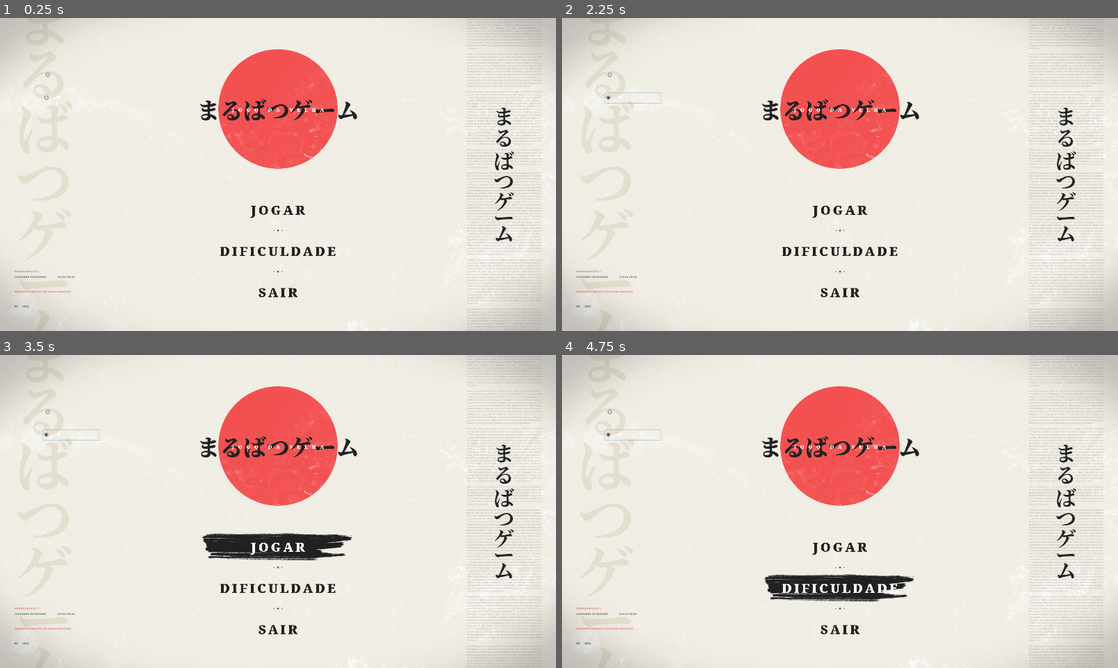
Above: before the commit, frames 1-4 (two rows, left to right).
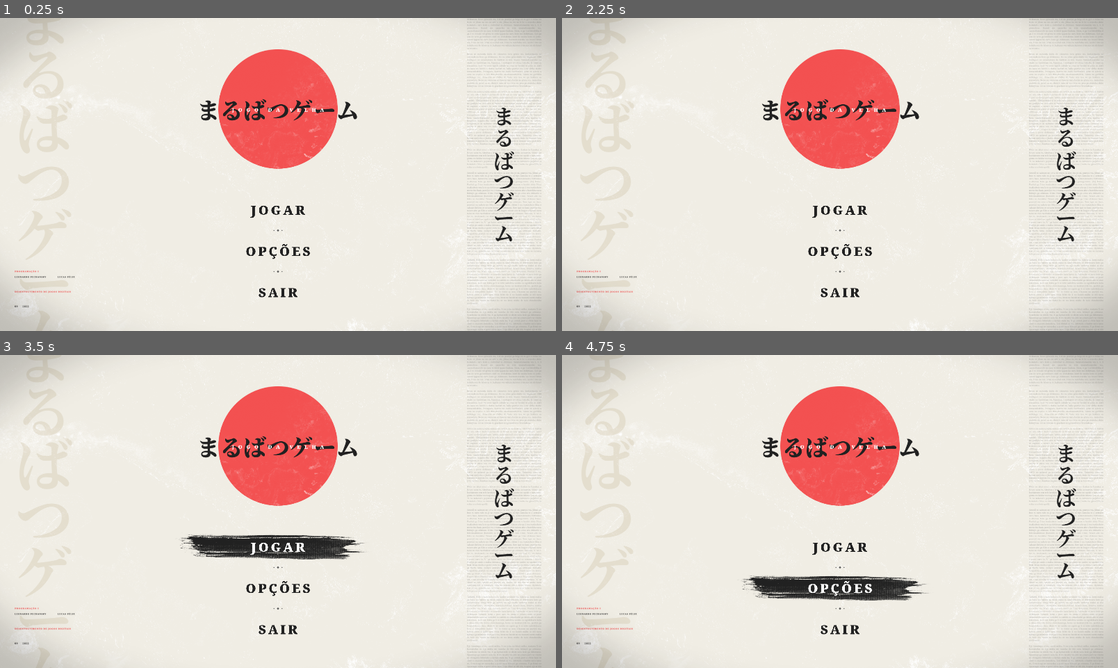
Above: after the commit, the same moments.

Repository: lucassfelix/tic_tac_toe_ai
Game: Godot game, scene res://Scenes/TitleScreen.tscn
Same seed, same stepped clock (60 frames per second), same inputs: the game is played once before the commit and once after it.
Inputs (mouse positions are in pixels of both pictures, inside the frame that each line leads up to):
- Up to frame 1 (0.25 s): no input
- Up to frame 2 (2.25 s): click "DIFICULDADE" (after the commit: "OPÇÕES") at 0.5 s; click (634, 74) at 1.27 s; click (634, 99) at 2.02 s
- Up to frame 3 (3.5 s): click "JOGAR" at 2.75 s
- Up to frame 4 (4.75 s): click "JOGAR" at 3.5 s; click "DIFICULDADE" (after the commit: "OPÇÕES") at 4.25 s

The runs differ from the first frame. In frame 1, 0.3% of the frame differs, in the area x 7-61%, y 17-78%; in frame 2, 0.4%; in frame 3, 1.4%; in frame 4, 1.4%, in the area x 7-66%, y 17-79%.

Commit message:
Settings Screen

Diff:
--- /dev/null
+++ b/InitialMovement.tres
@@ -0,0 +1,3 @@
+[gd_resource type="ButtonGroup" format=2]
+
+[resource]
--- a/Scenes/Board.tscn
+++ b/Scenes/Board.tscn
@@ -5,7 +5,7 @@
 [ext_resource path="res://Resources/Pieces/X_Piece.tres" type="Resource" id=3]
 [ext_resource path="res://Resources/Pieces/Empty_Piece.tres" type="Resource" id=4]
 [ext_resource path="res://Resources/Pieces/O_Piece.tres" type="Resource" id=5]
-[ext_resource path="res://Scenes/BoardPiece.tscn" type="PackedScene" id=6]
+[ext_resource path="res://Scenes/Prefabs/BoardPiece.tscn" type="PackedScene" id=6]
 [ext_resource path="res://Assets/Fundo tabuleiro.png" type="Texture" id=7]
 [ext_resource path="res://Assets/Vinheta.png" type="Texture" id=8]
 
--- /dev/null
+++ b/Scenes/Prefabs/RadioButton.tscn
@@ -0,0 +1,36 @@
+[gd_scene load_steps=6 format=2]
+
+[ext_resource path="res://Font/NotoSerif-Black.ttf" type="DynamicFontData" id=2]
+[ext_resource path="res://Assets/Botão de rádio.png" type="Texture" id=3]
+[ext_resource path="res://Assets/Botão de rádio vazio.png" type="Texture" id=4]
+
+[sub_resource type="DynamicFont" id=3]
+size = 24
+extra_spacing_char = 7
+font_data = ExtResource( 2 )
+
+[sub_resource type="ButtonGroup" id=4]
+resource_local_to_scene = false
+
+[node name="RadioButton" type="CheckBox"]
+margin_top = 12.0
+margin_right = 170.0
+margin_bottom = 54.0
+focus_mode = 0
+mouse_default_cursor_shape = 2
+custom_colors/font_color_focus = Color( 0.952941, 0.317647, 0.317647, 1 )
+custom_colors/font_color_hover_pressed = Color( 0.952941, 0.317647, 0.317647, 1 )
+custom_colors/font_color = Color( 0.129412, 0.129412, 0.129412, 1 )
+custom_colors/font_color_hover = Color( 0.129412, 0.129412, 0.129412, 1 )
+custom_colors/font_color_pressed = Color( 0.952941, 0.317647, 0.317647, 1 )
+custom_constants/hseparation = 23
+custom_fonts/font = SubResource( 3 )
+custom_icons/radio_checked = ExtResource( 3 )
+custom_icons/checked = ExtResource( 3 )
+custom_icons/radio_unchecked = ExtResource( 4 )
+custom_icons/unchecked = ExtResource( 4 )
+shortcut_in_tooltip = false
+action_mode = 0
+enabled_focus_mode = 0
+group = SubResource( 4 )
+text = "TRIVIAL"
--- /dev/null
+++ b/Scenes/Settings.tscn
@@ -0,0 +1,222 @@
+[gd_scene load_steps=12 format=2]
+
+[ext_resource path="res://Scenes/MenuButton.gd" type="Script" id=1]
+[ext_resource path="res://Font/NotoSerif-Black.ttf" type="DynamicFontData" id=2]
+[ext_resource path="res://Assets/Fundo.png" type="Texture" id=3]
+[ext_resource path="res://Assets/Letreiro.png" type="Texture" id=4]
+[ext_resource path="res://Assets/Brush escuro.png" type="Texture" id=5]
+[ext_resource path="res://InitialMovement.tres" type="ButtonGroup" id=6]
+[ext_resource path="res://DifficultyGroup.tres" type="ButtonGroup" id=7]
+[ext_resource path="res://Scenes/Prefabs/RadioButton.tscn" type="PackedScene" id=8]
+[ext_resource path="res://VersusGroup.tres" type="ButtonGroup" id=9]
+
+[sub_resource type="DynamicFont" id=1]
+size = 32
+font_data = ExtResource( 2 )
+
+[sub_resource type="DynamicFont" id=2]
+size = 48
+extra_spacing_char = 7
+font_data = ExtResource( 2 )
+
+[node name="Settings" type="Control"]
+anchor_right = 1.0
+anchor_bottom = 1.0
+
+[node name="Fundo" type="TextureRect" parent="."]
+anchor_right = 1.0
+anchor_bottom = 1.0
+margin_top = -420.0
+margin_right = 1920.0
+margin_bottom = 2340.0
+rect_scale = Vector2( 0.5, 0.5 )
+texture = ExtResource( 3 )
+
+[node name="LetreiroEsquerda" type="TextureRect" parent="."]
+modulate = Color( 1, 1, 1, 0.14902 )
+anchor_left = 1.0
+anchor_top = 0.5
+anchor_right = 1.0
+anchor_bottom = 0.5
+margin_left = -239.0
+margin_top = -614.5
+margin_right = -51.0
+margin_bottom = 614.5
+texture = ExtResource( 4 )
+
+[node name="Voltar" type="Button" parent="."]
+anchor_left = 0.5
+anchor_top = 1.0
+anchor_right = 0.5
+anchor_bottom = 1.0
+margin_left = -500.0
+margin_top = -243.0
+margin_right = 500.0
+margin_bottom = -117.0
+focus_mode = 0
+mouse_default_cursor_shape = 2
+size_flags_vertical = 3
+custom_colors/font_color = Color( 0.129412, 0.129412, 0.129412, 1 )
+custom_colors/font_color_hover = Color( 1, 1, 1, 1 )
+custom_fonts/font = SubResource( 1 )
+enabled_focus_mode = 0
+text = "VOLTAR AO MENU"
+flat = true
+icon_align = 1
+script = ExtResource( 1 )
+hovered_texture = ExtResource( 5 )
+
+[node name="Options" type="VBoxContainer" parent="."]
+anchor_left = 0.5
+anchor_top = 0.5
+anchor_right = 0.5
+anchor_bottom = 0.5
+margin_left = -960.0
+margin_top = -435.5
+margin_right = 960.0
+margin_bottom = 235.5
+
+[node name="Versus" type="HBoxContainer" parent="Options"]
+margin_right = 1920.0
+margin_bottom = 221.0
+size_flags_vertical = 3
+custom_constants/separation = 79
+alignment = 1
+
+[node name="VS_Label" type="Label" parent="Options/Versus"]
+margin_top = 77.0
+margin_right = 920.0
+margin_bottom = 144.0
+size_flags_horizontal = 3
+custom_colors/font_color = Color( 0.129412, 0.129412, 0.129412, 1 )
+custom_fonts/font = SubResource( 2 )
+text = "MODO"
+align = 2
+valign = 1
+
+[node name="VS_Choices" type="VBoxContainer" parent="Options/Versus"]
+margin_left = 999.0
+margin_right = 1920.0
+margin_bottom = 221.0
+size_flags_horizontal = 3
+alignment = 1
+
+[node name="VS_Cpu" parent="Options/Versus/VS_Choices" instance=ExtResource( 8 )]
+margin_top = 66.0
+margin_right = 921.0
+margin_bottom = 108.0
+pressed = true
+group = ExtResource( 9 )
+text = "VS. COMPUTADOR"
+
+[node name="VS_Player" parent="Options/Versus/VS_Choices" instance=ExtResource( 8 )]
+margin_top = 112.0
+margin_right = 921.0
+margin_bottom = 154.0
+group = ExtResource( 9 )
+text = "VS. JOGADOR"
+
+[node name="Difficulty" type="HBoxContainer" parent="Options"]
+margin_top = 225.0
+margin_right = 1920.0
+margin_bottom = 446.0
+size_flags_vertical = 3
+custom_constants/separation = 79
+alignment = 1
+
+[node name="DIFF_Label" type="Label" parent="Options/Difficulty"]
+margin_top = 77.0
+margin_right = 920.0
+margin_bottom = 144.0
+size_flags_horizontal = 3
+custom_colors/font_color = Color( 0.129412, 0.129412, 0.129412, 1 )
+custom_fonts/font = SubResource( 2 )
+text = "DIFICULDADE"
+align = 2
+valign = 1
+
+[node name="DIFF_Choices" type="VBoxContainer" parent="Options/Difficulty"]
+margin_left = 999.0
+margin_right = 1920.0
+margin_bottom = 221.0
+size_flags_horizontal = 3
+alignment = 1
+
+[node name="DIFF_Trivial" parent="Options/Difficulty/DIFF_Choices" instance=ExtResource( 8 )]
+margin_top = 20.0
+margin_right = 921.0
+margin_bottom = 62.0
+group = ExtResource( 7 )
+
+[node name="DIFF_Easy" parent="Options/Difficulty/DIFF_Choices" instance=ExtResource( 8 )]
+margin_top = 66.0
+margin_right = 921.0
+margin_bottom = 108.0
+group = ExtResource( 7 )
+text = "FÁCIL"
+
+[node name="DIFF_Medium" parent="Options/Difficulty/DIFF_Choices" instance=ExtResource( 8 )]
+margin_top = 112.0
+margin_right = 921.0
+margin_bottom = 154.0
+pressed = true
+group = ExtResource( 7 )
+text = "MÉDIO"
+
+[node name="DIFF_Hard" parent="Options/Difficulty/DIFF_Choices" instance=ExtResource( 8 )]
+margin_top = 158.0
+margin_right = 921.0
+margin_bottom = 200.0
+group = ExtResource( 7 )
+text = "DIFÍCIL"
+
+[node name="InitialMovement" type="HBoxContainer" parent="Options"]
+margin_top = 450.0
+margin_right = 1920.0
+margin_bottom = 671.0
+size_flags_vertical = 3
+custom_constants/separation = 79
+alignment = 1
+
+[node name="MOV_Label" type="Label" parent="Options/InitialMovement"]
+margin_right = 920.0
+margin_bottom = 221.0
+size_flags_horizontal = 3
+size_flags_vertical = 5
+custom_colors/font_color = Color( 0.129412, 0.129412, 0.129412, 1 )
+custom_fonts/font = SubResource( 2 )
+text = "MOVIMENTO INICIAL"
+align = 2
+valign = 1
+
+[node name="MOV_Choices" type="VBoxContainer" parent="Options/InitialMovement"]
+margin_left = 999.0
+margin_right = 1920.0
+margin_bottom = 221.0
+size_flags_horizontal = 3
+alignment = 1
+
+[node name="MOV_Player" parent="Options/InitialMovement/MOV_Choices" instance=ExtResource( 8 )]
+margin_top = 43.0
+margin_right = 921.0
+margin_bottom = 85.0
+group = ExtResource( 6 )
+text = "JOGADOR"
+
+[node name="MOV_Cpu" parent="Options/InitialMovement/MOV_Choices" instance=ExtResource( 8 )]
+margin_top = 89.0
+margin_right = 921.0
+margin_bottom = 131.0
+group = ExtResource( 6 )
+text = "COMPUTADOR"
+
+[node name="MOV_Rand" parent="Options/InitialMovement/MOV_Choices" instance=ExtResource( 8 )]
+margin_top = 135.0
+margin_right = 921.0
+margin_bottom = 177.0
+pressed = true
+group = ExtResource( 6 )
+text = "ALEATÓRIO"
+
+[connection signal="mouse_entered" from="Voltar" to="Voltar" method="_on_Button_mouse_entered"]
+[connection signal="mouse_exited" from="Voltar" to="Voltar" method="_on_Button_mouse_exited"]
--- a/Scenes/TitleScreen.tscn
+++ b/Scenes/TitleScreen.tscn
@@ -6,24 +6,17 @@
 [ext_resource path="res://Assets/Texto longo.png" type="Texture" id=4]
 [ext_resource path="res://Assets/Letreiro pequeno.png" type="Texture" id=5]
 [ext_resource path="res://Font/NotoSerif-Black.ttf" type="DynamicFontData" id=6]
-[ext_resource path="res://Assets/Textura do botão.png" type="Texture" id=7]
+[ext_resource path="res://Assets/Brush escuro.png" type="Texture" id=7]
 [ext_resource path="res://Scenes/MenuButton.gd" type="Script" id=8]
 [ext_resource path="res://Assets/Separador.png" type="Texture" id=9]
 [ext_resource path="res://Assets/Créditos.png" type="Texture" id=10]
 [ext_resource path="res://Assets/Vinheta.png" type="Texture" id=11]
 [ext_resource path="res://Sound/Trilha sonora.mp3" type="AudioStream" id=12]
-[ext_resource path="res://new_buttongroup.tres" type="ButtonGroup" id=13]
 
 [sub_resource type="DynamicFont" id=1]
 size = 44
 extra_spacing_char = 7
 font_data = ExtResource( 6 )
-
-[sub_resource type="StyleBoxTexture" id=2]
-texture = ExtResource( 7 )
-region_rect = Rect2( 0, 0, 534, 104 )
-
-[sub_resource type="StyleBoxTexture" id=3]
 
 [node name="TitleScreen" type="Control"]
 anchor_right = 1.0
@@ -118,8 +111,6 @@
 custom_colors/font_color = Color( 0.129412, 0.129412, 0.129412, 1 )
 custom_colors/font_color_hover = Color( 1, 1, 1, 1 )
 custom_fonts/font = SubResource( 1 )
-custom_styles/hover = SubResource( 2 )
-custom_styles/normal = SubResource( 3 )
 enabled_focus_mode = 0
 text = "JOGAR"
 flat = true
@@ -144,10 +135,8 @@
 custom_colors/font_color = Color( 0.129412, 0.129412, 0.129412, 1 )
 custom_colors/font_color_hover = Color( 1, 1, 1, 1 )
 custom_fonts/font = SubResource( 1 )
-custom_styles/hover = SubResource( 2 )
-custom_styles/normal = SubResource( 3 )
 enabled_focus_mode = 0
-text = "DIFICULDADE"
+text = "OPÇÕES"
 flat = true
 icon_align = 1
 script = ExtResource( 8 )
@@ -170,8 +159,6 @@
 custom_colors/font_color = Color( 0.129412, 0.129412, 0.129412, 1 )
 custom_colors/font_color_hover = Color( 1, 1, 1, 1 )
 custom_fonts/font = SubResource( 1 )
-custom_styles/hover = SubResource( 2 )
-custom_styles/normal = SubResource( 3 )
 enabled_focus_mode = 0
 text = "SAIR"
 flat = true
@@ -181,21 +168,8 @@
 
 [node name="Sound" type="AudioStreamPlayer" parent="."]
 stream = ExtResource( 12 )
+volume_db = -15.0
 autoplay = true
-
-[node name="CheckBox" type="CheckBox" parent="."]
-margin_left = 153.0
-margin_top = 168.0
-margin_right = 347.0
-margin_bottom = 225.0
-group = ExtResource( 13 )
-
-[node name="CheckBox2" type="CheckBox" parent="."]
-margin_left = 148.0
-margin_top = 258.0
-margin_right = 342.0
-margin_bottom = 293.0
-group = ExtResource( 13 )
 
 [connection signal="mouse_entered" from="VBoxContainer/Button" to="VBoxContainer/Button" method="_on_Button_mouse_entered"]
 [connection signal="mouse_exited" from="VBoxContainer/Button" to="VBoxContainer/Button" method="_on_Button_mouse_exited"]
--- a/Scenes/mainScene.tscn
+++ /dev/null
@@ -1,15 +0,0 @@
-[gd_scene load_steps=5 format=2]
-
-[ext_resource path="res://Scenes/Board.tscn" type="PackedScene" id=1]
-[ext_resource path="res://Scripts/AIPlayer.gd" type="Script" id=3]
-[ext_resource path="res://Resources/Pieces/Empty_Piece.tres" type="Resource" id=5]
-[ext_resource path="res://Resources/Pieces/X_Piece.tres" type="Resource" id=6]
-
-[node name="MainScene" type="Node"]
-
-[node name="AI" type="Node" parent="."]
-script = ExtResource( 3 )
-empty_piece_resource = ExtResource( 5 )
-player_ai_resource = ExtResource( 6 )
-
-[node name="Board" parent="." instance=ExtResource( 1 )]
--- /dev/null
+++ b/VersusGroup.tres
@@ -0,0 +1,3 @@
+[gd_resource type="ButtonGroup" format=2]
+
+[resource]
Binary file added: Assets/Botão de rádio vazio.png
Not shown, added: Assets/Botão de rádio vazio.png.import
Binary file added: Assets/Botão de rádio.png
Not shown, added: Assets/Botão de rádio.png.import
Binary file added: Assets/Brush claro.png
Not shown, added: Assets/Brush claro.png.import
Binary file added: Assets/Brush escuro.png
Not shown, added: Assets/Brush escuro.png.import
Binary file added: Assets/Pausa.png
Not shown, added: Assets/Pausa.png.import
Binary file added: Assets/Tarja de empate.png
Not shown, added: Assets/Tarja de empate.png.import
(and 8 more such lines)
